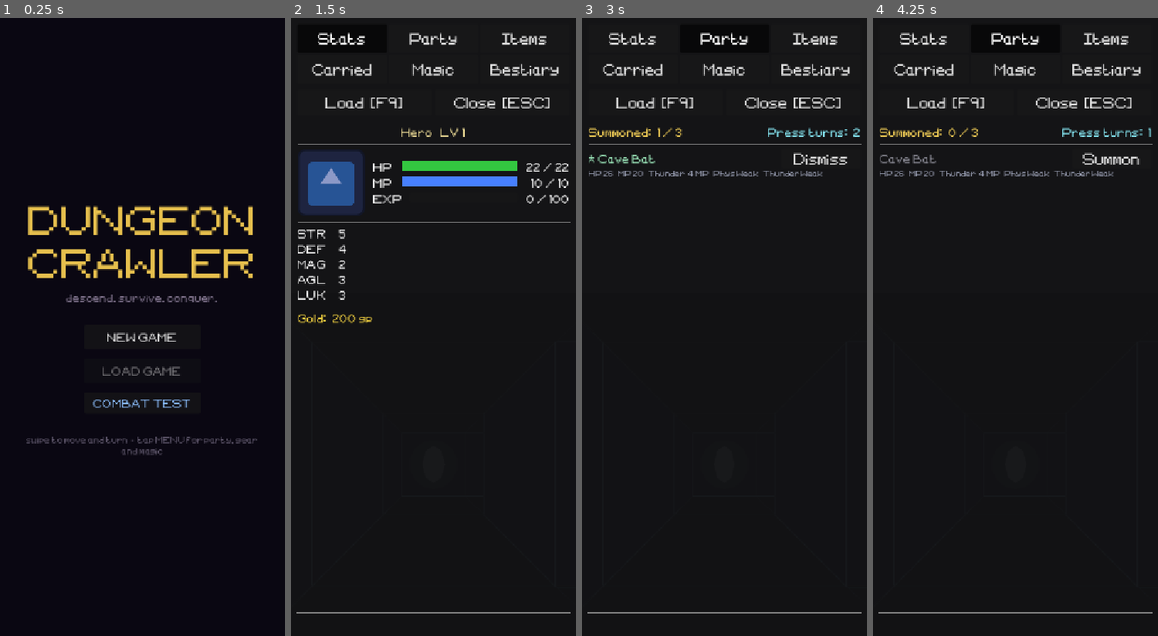
Above: before the commit, frames 1-4 (left to right).
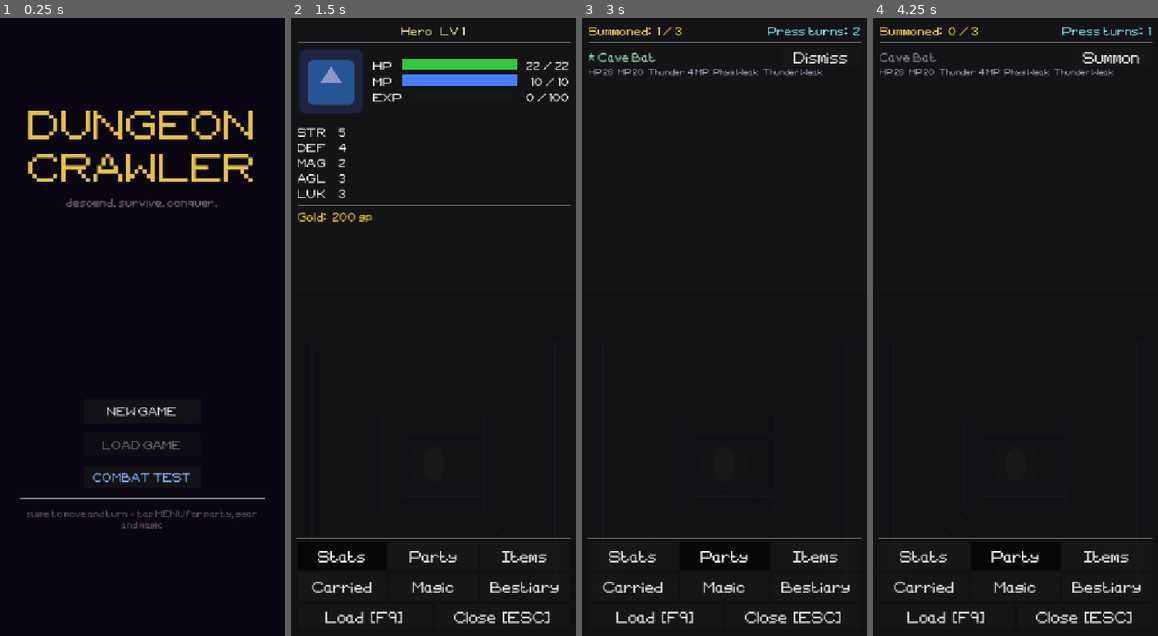
Above: after the commit, the same moments.

Repository: tausiftt5238/four-dragons-deep
Game: Godot game, scene res://scenes/title.tscn
The game is run twice, just before and just after one commit, with the same random seed, the same clock (stepped at 60 frames per second) and the same inputs.
Inputs:
- Up to frame 1 (0.25 s): no input
- Up to frame 2 (1.5 s): click "NEW GAME" at 0.5 s; click "Menu" at 1.25 s
- Up to frame 3 (3 s): click "Stats" at 2 s; click "Party" at 2.75 s
- Up to frame 4 (4.25 s): click "Dismiss" at 3.5 s

The runs differ from the first frame. In frame 1, 9.1% of the frame differs, in the area x 7-93%, y 15-83%; in frame 2, 13%, in the area x 1-99%, y 1-98%; in frame 3, 5.8%; in frame 4, 5.8%.

Commit message:
every button that moves you between pages sits under the map line
Co-Authored-By: Claude Opus 5 <noreply@anthropic.com>

Diff:
--- a/scripts/ui/chest_ui.gd
+++ b/scripts/ui/chest_ui.gd
@@ -19,8 +19,10 @@
 	dim.set_anchors_and_offsets_preset(Control.PRESET_FULL_RECT)
 	add_child(dim)
 
+	# Centred in the lower pane, under where the map sits.
 	var centre: CenterContainer = CenterContainer.new()
 	centre.set_anchors_and_offsets_preset(Control.PRESET_FULL_RECT)
+	centre.offset_top = Main.MAP_PANE_H
 	add_child(centre)
 
 	var panel: PanelContainer = PanelContainer.new()
--- a/scripts/ui/combat_result_ui.gd
+++ b/scripts/ui/combat_result_ui.gd
@@ -21,6 +21,13 @@
 	bg.set_anchors_and_offsets_preset(Control.PRESET_FULL_RECT)
 	add_child(bg)
 
+	# Everything tappable lives in the lower pane, under where the map sits.
+	var lower: Control = Control.new()
+	lower.set_anchors_and_offsets_preset(Control.PRESET_FULL_RECT)
+	lower.offset_top = Main.MAP_PANE_H
+	lower.mouse_filter = Control.MOUSE_FILTER_IGNORE
+	add_child(lower)
+
 	var panel: Panel = Panel.new()
 	panel.anchor_left   = 0.5
 	panel.anchor_right  = 0.5
@@ -30,7 +37,7 @@
 	panel.offset_right  = 210
 	panel.offset_top    = -170
 	panel.offset_bottom = 170
-	add_child(panel)
+	lower.add_child(panel)
 
 	var m: MarginContainer = MarginContainer.new()
 	m.set_anchors_and_offsets_preset(Control.PRESET_FULL_RECT)
--- a/scripts/ui/congratulations_ui.gd
+++ b/scripts/ui/congratulations_ui.gd
@@ -14,13 +14,20 @@
 	bg.set_anchors_and_offsets_preset(Control.PRESET_FULL_RECT)
 	add_child(bg)
 
+	# Everything tappable lives in the lower pane, under where the map sits.
+	var lower: Control = Control.new()
+	lower.set_anchors_and_offsets_preset(Control.PRESET_FULL_RECT)
+	lower.offset_top = Main.MAP_PANE_H
+	lower.mouse_filter = Control.MOUSE_FILTER_IGNORE
+	add_child(lower)
+
 	var vbox: VBoxContainer = VBoxContainer.new()
 	vbox.anchor_left   = 0.5; vbox.anchor_right  = 0.5
 	vbox.anchor_top    = 0.5; vbox.anchor_bottom = 0.5
 	vbox.offset_left   = -240; vbox.offset_right  = 240
 	vbox.offset_top    = -180; vbox.offset_bottom = 180
 	vbox.add_theme_constant_override("separation", 16)
-	add_child(vbox)
+	lower.add_child(vbox)
 
 	var title: Label = Label.new()
 	title.text = "✦   victory!   ✦"
--- a/scripts/ui/game_over_ui.gd
+++ b/scripts/ui/game_over_ui.gd
@@ -19,7 +19,14 @@
 	bg.set_anchors_and_offsets_preset(Control.PRESET_FULL_RECT)
 	add_child(bg)
 
-	# Centred content — no panel border, just floating text
+	# Centred in the lower pane, under where the map sits — no panel border,
+	# just floating text.
+	var lower: Control = Control.new()
+	lower.set_anchors_and_offsets_preset(Control.PRESET_FULL_RECT)
+	lower.offset_top = Main.MAP_PANE_H
+	lower.mouse_filter = Control.MOUSE_FILTER_IGNORE
+	add_child(lower)
+
 	var vbox: VBoxContainer = VBoxContainer.new()
 	vbox.anchor_left   = 0.5
 	vbox.anchor_right  = 0.5
@@ -30,7 +37,7 @@
 	vbox.offset_top    = -140
 	vbox.offset_bottom = 140
 	vbox.add_theme_constant_override("separation", 18)
-	add_child(vbox)
+	lower.add_child(vbox)
 
 	var title: Label = Label.new()
 	title.text = "GAME  OVER"
--- a/scripts/ui/level_up_ui.gd
+++ b/scripts/ui/level_up_ui.gd
@@ -34,12 +34,19 @@
 	bg.set_anchors_and_offsets_preset(Control.PRESET_FULL_RECT)
 	add_child(bg)
 
+	# Everything tappable lives in the lower pane, under where the map sits.
+	var lower: Control = Control.new()
+	lower.set_anchors_and_offsets_preset(Control.PRESET_FULL_RECT)
+	lower.offset_top = Main.MAP_PANE_H
+	lower.mouse_filter = Control.MOUSE_FILTER_IGNORE
+	add_child(lower)
+
 	var panel: Panel = Panel.new()
 	panel.anchor_left   = 0.5;  panel.anchor_right  = 0.5
 	panel.anchor_top    = 0.5;  panel.anchor_bottom = 0.5
 	panel.offset_left   = -210; panel.offset_right  = 210
 	panel.offset_top    = -280; panel.offset_bottom = 280
-	add_child(panel)
+	lower.add_child(panel)
 
 	var margin: MarginContainer = MarginContainer.new()
 	margin.set_anchors_and_offsets_preset(Control.PRESET_FULL_RECT)
--- a/scripts/ui/menu_ui.gd
+++ b/scripts/ui/menu_ui.gd
@@ -42,22 +42,36 @@
 		margin.add_theme_constant_override(side, 12)
 	panel.add_child(margin)
 
-	# Tabs across the top in two rows of three, Load and Close sharing a row
-	# under them, and the content filling everything below. A sidebar down the
-	# left would eat a quarter of a 540-wide screen.
+	# The content on top, and every button that moves between pages along the
+	# bottom: two rows of three tabs with Load and Close under them, where a
+	# thumb already is. A sidebar down the left would eat a quarter of a
+	# 540-wide screen.
 	var shell: VBoxContainer = VBoxContainer.new()
-	shell.add_theme_constant_override("separation", 0)
+	shell.add_theme_constant_override("separation", 6)
 	margin.add_child(shell)
 
-	var header: VBoxContainer = VBoxContainer.new()
-	header.add_theme_constant_override("separation", 4)
-	shell.add_child(header)
+	var scroll: ScrollContainer = ScrollContainer.new()
+	scroll.size_flags_vertical = Control.SIZE_EXPAND_FILL
+	shell.add_child(scroll)
+
+	_content = VBoxContainer.new()
+	_content.size_flags_horizontal = Control.SIZE_EXPAND_FILL
+	_content.add_theme_constant_override("separation", 8)
+	scroll.add_child(_content)
+
+	_status_line = Label.new()
+	_status_line.horizontal_alignment = HORIZONTAL_ALIGNMENT_CENTER
+	_status_line.add_theme_color_override("font_color", Color(0.9, 0.85, 0.45))
+	_status_line.custom_minimum_size = Vector2(0, 22)
+	shell.add_child(_status_line)
+
+	shell.add_child(HSeparator.new())
 
 	var grid: GridContainer = GridContainer.new()
 	grid.columns = 3
 	grid.add_theme_constant_override("h_separation", 4)
 	grid.add_theme_constant_override("v_separation", 4)
-	header.add_child(grid)
+	shell.add_child(grid)
 
 	for tab_id: String in ["stats", "party", "items", "equipment", "magic", "bestiary"]:
 		var btn: Button = Button.new()
@@ -70,11 +84,9 @@
 		grid.add_child(btn)
 		_tab_btns[tab_id] = btn
 
-	header.add_child(HSeparator.new())
-
 	var foot: HBoxContainer = HBoxContainer.new()
 	foot.add_theme_constant_override("separation", 6)
-	header.add_child(foot)
+	shell.add_child(foot)
 
 	var load_btn: Button = Button.new()
 	load_btn.text = "Load  [F9]"
@@ -89,36 +101,6 @@
 	close_btn.size_flags_horizontal = Control.SIZE_EXPAND_FILL
 	close_btn.pressed.connect(func(): menu_closed.emit())
 	foot.add_child(close_btn)
-
-	var sep_wrap: MarginContainer = MarginContainer.new()
-	sep_wrap.add_theme_constant_override("margin_top",    8)
-	sep_wrap.add_theme_constant_override("margin_bottom", 8)
-	sep_wrap.add_child(HSeparator.new())
-	shell.add_child(sep_wrap)
-
-	# ── Right content area ────────────────────────────────────────────────────
-	var right: VBoxContainer = VBoxContainer.new()
-	right.size_flags_horizontal = Control.SIZE_EXPAND_FILL
-	right.size_flags_vertical   = Control.SIZE_EXPAND_FILL
-	right.add_theme_constant_override("separation", 6)
-	shell.add_child(right)
-
-	var scroll: ScrollContainer = ScrollContainer.new()
-	scroll.size_flags_vertical = Control.SIZE_EXPAND_FILL
-	right.add_child(scroll)
-
-	_content = VBoxContainer.new()
-	_content.size_flags_horizontal = Control.SIZE_EXPAND_FILL
-	_content.add_theme_constant_override("separation", 8)
-	scroll.add_child(_content)
-
-	right.add_child(HSeparator.new())
-
-	_status_line = Label.new()
-	_status_line.horizontal_alignment = HORIZONTAL_ALIGNMENT_CENTER
-	_status_line.add_theme_color_override("font_color", Color(0.9, 0.85, 0.45))
-	_status_line.custom_minimum_size = Vector2(0, 22)
-	right.add_child(_status_line)
 
 
 # ── Tab routing ───────────────────────────────────────────────────────────────
--- a/scripts/ui/orb_ui.gd
+++ b/scripts/ui/orb_ui.gd
@@ -62,14 +62,28 @@
 	_gold_lbl.add_theme_color_override("font_color", Color(1.0, 0.85, 0.35))
 	head.add_child(_gold_lbl)
 
-	var close_btn: Button = Button.new()
-	close_btn.text = "Leave"
-	close_btn.custom_minimum_size = Vector2(88, 32)
-	close_btn.pressed.connect(func() -> void: closed.emit())
-	head.add_child(close_btn)
-
-	# Tabs named in words are wider than the screen in one line, so they sit
-	# two by two.
+	col.add_child(HSeparator.new())
+
+	var scroll: ScrollContainer = ScrollContainer.new()
+	scroll.size_flags_vertical = Control.SIZE_EXPAND_FILL
+	scroll.horizontal_scroll_mode = ScrollContainer.SCROLL_MODE_DISABLED
+	col.add_child(scroll)
+
+	_content = VBoxContainer.new()
+	_content.size_flags_horizontal = Control.SIZE_EXPAND_FILL
+	# Fills the pane, so a tab with one button can push it down to the thumb.
+	_content.size_flags_vertical = Control.SIZE_EXPAND_FILL
+	_content.add_theme_constant_override("separation", 5)
+	scroll.add_child(_content)
+
+	_status = Label.new()
+	_status.add_theme_color_override("font_color", Color(0.65, 0.90, 0.70))
+	col.add_child(_status)
+
+	col.add_child(HSeparator.new())
+
+	# The tabs and the way out sit along the bottom, under the lists. Named in
+	# words they are wider than the screen in one line, so they go two by two.
 	var tabs: GridContainer = GridContainer.new()
 	tabs.columns = 2
 	tabs.add_theme_constant_override("h_separation", 6)
@@ -87,21 +101,12 @@
 		tabs.add_child(btn)
 		_tab_btns[pair[0]] = btn
 
-	col.add_child(HSeparator.new())
-
-	var scroll: ScrollContainer = ScrollContainer.new()
-	scroll.size_flags_vertical = Control.SIZE_EXPAND_FILL
-	scroll.horizontal_scroll_mode = ScrollContainer.SCROLL_MODE_DISABLED
-	col.add_child(scroll)
-
-	_content = VBoxContainer.new()
-	_content.size_flags_horizontal = Control.SIZE_EXPAND_FILL
-	_content.add_theme_constant_override("separation", 5)
-	scroll.add_child(_content)
-
-	_status = Label.new()
-	_status.add_theme_color_override("font_color", Color(0.65, 0.90, 0.70))
-	col.add_child(_status)
+	var close_btn: Button = Button.new()
+	close_btn.text = "Leave"
+	close_btn.custom_minimum_size = Vector2(0, 32)
+	close_btn.size_flags_horizontal = Control.SIZE_EXPAND_FILL
+	close_btn.pressed.connect(func() -> void: closed.emit())
+	col.add_child(close_btn)
 
 
 func _switch(tab: String) -> void:
@@ -373,9 +378,14 @@
 # ── Saving ────────────────────────────────────────────────────────────────────
 
 func _build_save() -> void:
+	var push: Control = Control.new()
+	push.size_flags_vertical = Control.SIZE_EXPAND_FILL
+	_content.add_child(push)
+
 	var btn: Button = Button.new()
 	btn.text = "Record the run"
 	btn.custom_minimum_size = Vector2(240, 40)
+	btn.size_flags_horizontal = Control.SIZE_SHRINK_CENTER
 	btn.pressed.connect(func() -> void: save_requested.emit())
 	_content.add_child(btn)
 
--- a/scripts/ui/save_slot_ui.gd
+++ b/scripts/ui/save_slot_ui.gd
@@ -29,11 +29,12 @@
 
 	var outer: MarginContainer = MarginContainer.new()
 	outer.set_anchors_and_offsets_preset(Control.PRESET_FULL_RECT)
+	outer.offset_top = Main.MAP_PANE_H
 	for side: String in ["margin_left", "margin_right", "margin_top", "margin_bottom"]:
 		outer.add_theme_constant_override(side, 16)
 	add_child(outer)
 
-	# Centred vertically, but full width: a VBox hands its children the whole
+	# Centred in the lower pane, under where the map sits, but full width: a VBox hands its children the whole
 	# line, which a CenterContainer would not.
 	var centre: VBoxContainer = VBoxContainer.new()
 	centre.alignment = BoxContainer.ALIGNMENT_CENTER
--- a/scripts/ui/title_screen.gd
+++ b/scripts/ui/title_screen.gd
@@ -16,29 +16,41 @@
 	bg.set_anchors_and_offsets_preset(Control.PRESET_FULL_RECT)
 	add_child(bg)
 
-	var center: CenterContainer = CenterContainer.new()
-	center.set_anchors_and_offsets_preset(Control.PRESET_FULL_RECT)
-	add_child(center)
+	# The name in the upper pane, where the map sits in play, and every button
+	# in the lower one, where the thumb already is.
+	var upper: CenterContainer = CenterContainer.new()
+	upper.set_anchors_and_offsets_preset(Control.PRESET_FULL_RECT)
+	upper.anchor_bottom = 0.0
+	upper.offset_bottom = Main.MAP_PANE_H
+	add_child(upper)
+
+	var head: VBoxContainer = VBoxContainer.new()
+	head.alignment = BoxContainer.ALIGNMENT_CENTER
+	head.add_theme_constant_override("separation", 18)
+	upper.add_child(head)
+
+	# One word per line. Fifteen characters at this size is far wider than a
+	# phone held upright, and shrinking the type to fit would waste the only
+	# place in the game with room for a big word.
+	var title: Label = _make_lbl("DUNGEON\nCRAWLER", 54, Color(0.90, 0.75, 0.30))
+	title.horizontal_alignment = HORIZONTAL_ALIGNMENT_CENTER
+	head.add_child(title)
+
+	var subtitle: Label = _make_lbl("descend. survive. conquer.", 15, Color(0.50, 0.45, 0.55))
+	subtitle.horizontal_alignment = HORIZONTAL_ALIGNMENT_CENTER
+	head.add_child(subtitle)
+
+	var lower: CenterContainer = CenterContainer.new()
+	lower.set_anchors_and_offsets_preset(Control.PRESET_FULL_RECT)
+	lower.offset_top = Main.MAP_PANE_H
+	add_child(lower)
 
 	var vbox: VBoxContainer = VBoxContainer.new()
 	# The screen is 540 wide; leave a margin either side rather than filling it.
 	vbox.custom_minimum_size = Vector2(460, 0)
 	vbox.alignment = BoxContainer.ALIGNMENT_CENTER
 	vbox.add_theme_constant_override("separation", 18)
-	center.add_child(vbox)
-
-	# One word per line. Fifteen characters at this size is far wider than a
-	# phone held upright, and shrinking the type to fit would waste the only
-	# place in the game with room for a big word.
-	var title: Label = _make_lbl("DUNGEON\nCRAWLER", 54, Color(0.90, 0.75, 0.30))
-	title.horizontal_alignment = HORIZONTAL_ALIGNMENT_CENTER
-	vbox.add_child(title)
-
-	var subtitle: Label = _make_lbl("descend. survive. conquer.", 15, Color(0.50, 0.45, 0.55))
-	subtitle.horizontal_alignment = HORIZONTAL_ALIGNMENT_CENTER
-	vbox.add_child(subtitle)
-
-	vbox.add_child(HSeparator.new())
+	lower.add_child(vbox)
 
 	var new_btn: Button = _make_btn("NEW GAME", Vector2(220, 46))
 	new_btn.pressed.connect(_on_new_game)
